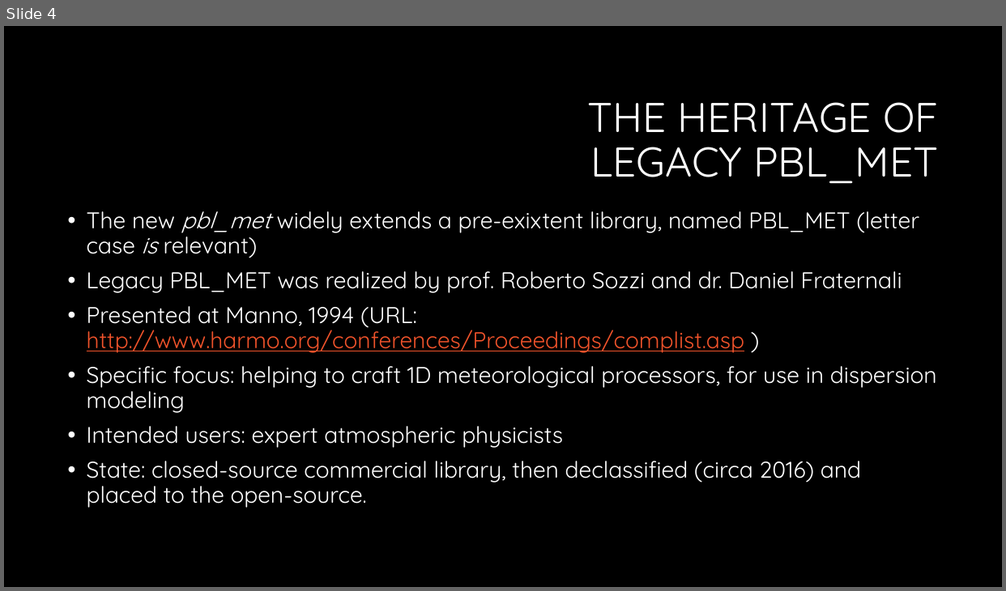
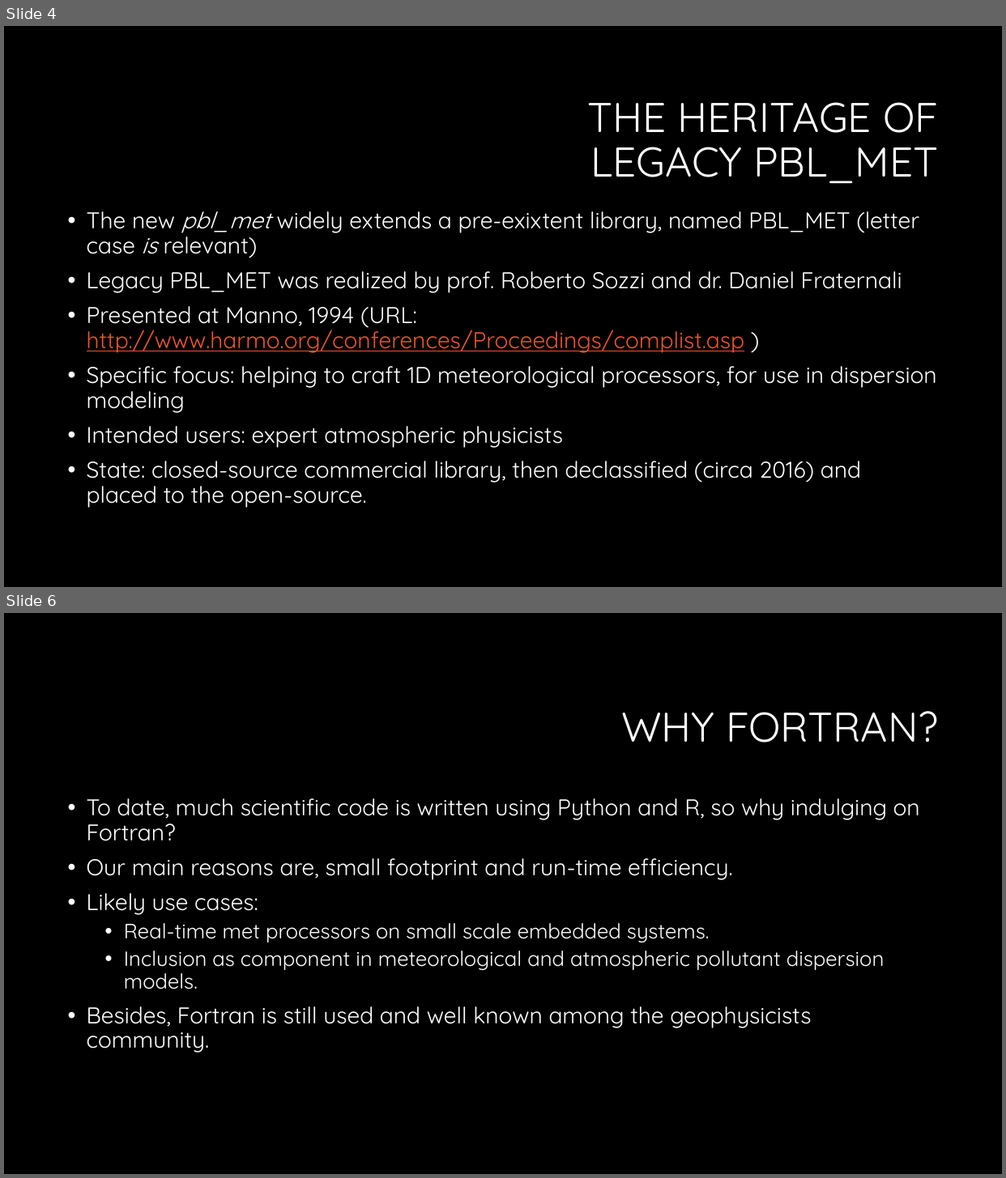
Before and after one commit to serv-terr/pbl_met, a slide deck: doc/pbl_met description.pptx. Shown one above the other, each under a label of ours: slide 4 before the commit, slides 4 and 6 after it; the slides between them are not shown. The pictures are 1006x591 and 1006x1178 pixels, drawn with LibreOffice and Linux fonts; fonts in the diff are those of the drawing; background and template pictures are left out. Boxes give left, top, right and bottom in pixels: in the first picture for what was removed or moved away, otherwise in the second. Text is boxed around its words. In the diff, an @@ line names an element or a change of style, - is before the commit and + after.

```diff
--- a/doc/pbl_met description.pptx
+++ b/doc/pbl_met description.pptx
@@ slide 6 added at [4,613,1002,1174], background #000000 @@
@@ title added at [621,711,938,743], 40 pt, text #FFFFFF @@
+WHY FORTRAN?
@@ text added at [87,798,920,1053], 22 pt, text #FFFFFF @@
+• To date, much scientific code is written using Python and R, so why indulging on Fortran?
+• Our main reasons are, small footprint and run-time efficiency.
+• Likely use cases:
+  • Real-time met processors on small scale embedded systems.
+  • Inclusion as component in meteorological and atmospheric pollutant dispersion models.
+• Besides, Fortran is still used and well known among the geophysicists community.
```
Also in this commit, not shown: 3 other slides added.
